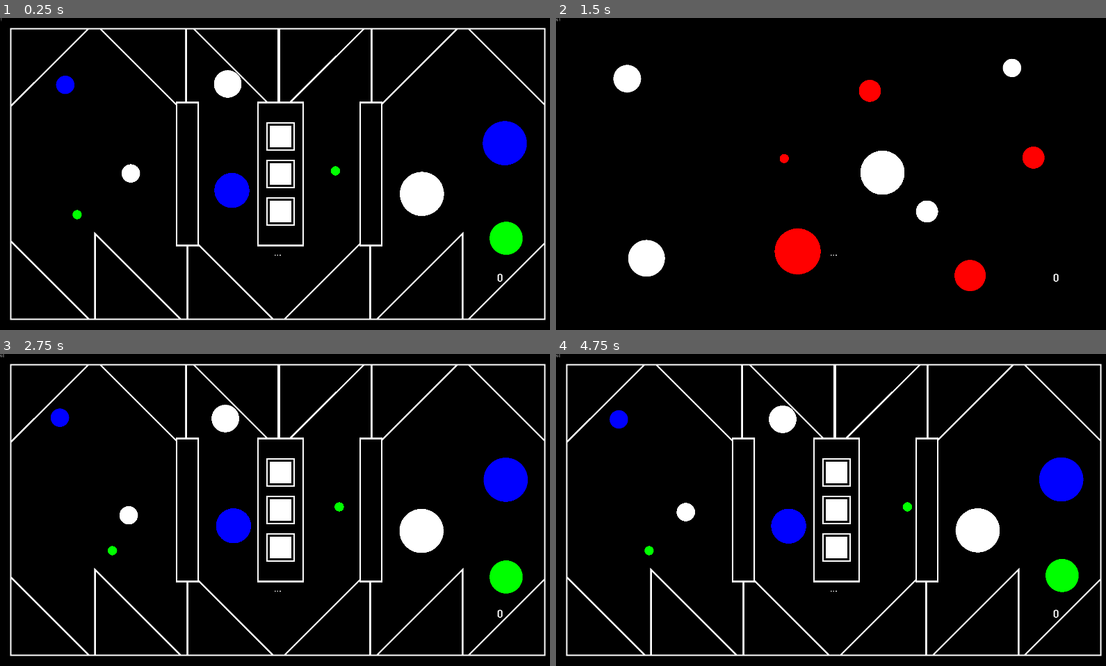
Above: before the commit, frames 1-4 (two rows, left to right).
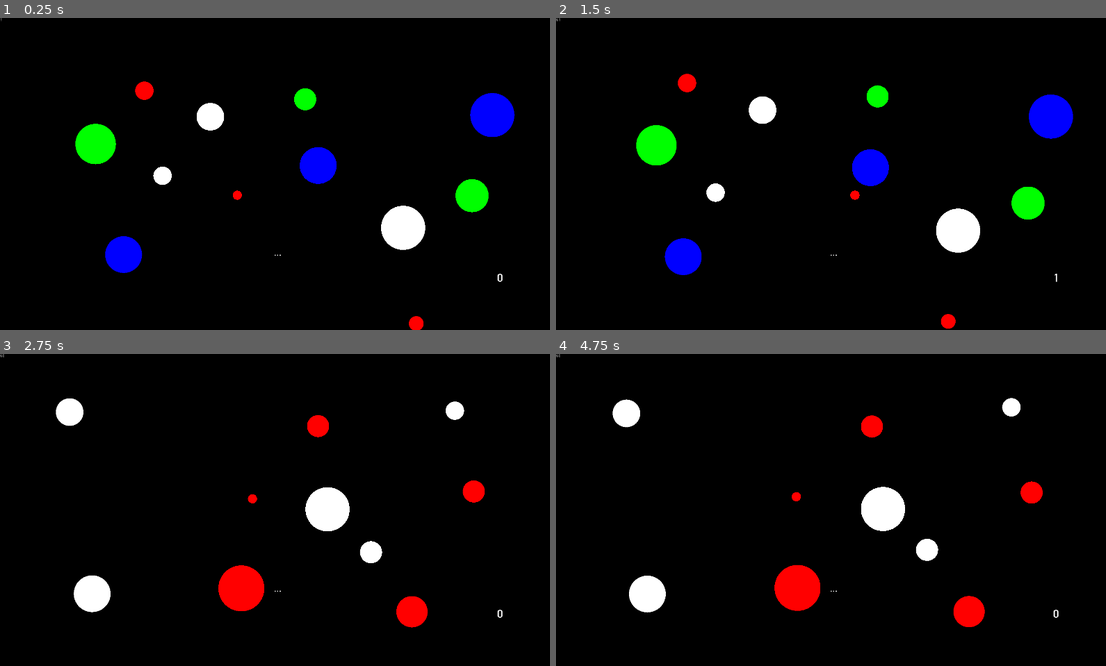
Above: after the commit, the same moments.

Repository: Dark-Gran/Spirit-Circles
Game: Godot game, scene res://src/Main.tscn
Same seed, same stepped clock (60 frames per second), same inputs: the game is played once before the commit and once after it.
Inputs (mouse positions are in pixels of both pictures, inside the frame that each line leads up to):
- Up to frame 1 (0.25 s): no input
- Up to frame 2 (1.5 s): click (836, 174) at 0.52 s; move the mouse to (957, 158) at 1.27 s; hold Right (ui_right) from 1.28 s (still down)
- Up to frame 3 (2.75 s): tap Space (ui_accept) at 1.52, 2.27 s; move the mouse to (165, 525) at 2.02 s; release Right (ui_right) at 2.03 s; hold Left (ui_left) from 2.03 s (still down)
- Up to frame 4 (4.75 s): move the mouse to (891, 441) at 2.77 s; release Left (ui_left) at 2.78 s; hold Right (ui_right) 2.78-4.28 s; move the mouse to (803, 572) at 3.52 s; tap Space (ui_accept) at 3.77, 4.52 s; move the mouse to (1001, 556) at 4.27 s; hold Left (ui_left) from 4.28 s (still down)

The runs differ from the first frame. In frame 1, 15% of the frame differs, in the area x 1-100%, y 3-100%; in frame 2, 9.1%; in frame 3, 14%; in frame 4, 14%.

Commit message:
level 14 draft ("last presenting level")

Diff:
--- a/src/world/World.gd
+++ b/src/world/World.gd
@@ -21,7 +21,7 @@
 
 func _ready():
 	enable_continue(false)
-	level_id = 12
+	level_id = 14
 	move_to_level(level_id)
 
 func reload_level():
--- /dev/null
+++ b/src/world/levels/Level_014.tscn
@@ -0,0 +1,76 @@
+[gd_scene load_steps=3 format=2]
+
+[ext_resource path="res://src/world/Circle.tscn" type="PackedScene" id=1]
+[ext_resource path="res://src/world/levels/Level.gd" type="Script" id=2]
+
+[node name="Level" type="Node2D"]
+show_behind_parent = true
+script = ExtResource( 2 )
+
+[node name="Circles" type="Node2D" parent="."]
+
+[node name="Circle" parent="Circles" instance=ExtResource( 1 )]
+position = Vector2( 507.701, 256.782 )
+color_type = 3
+angle = 210
+size = 10.0
+
+[node name="Circle2" parent="Circles" instance=ExtResource( 1 )]
+position = Vector2( 1631.5, 610.229 )
+color_type = 1
+angle = 90
+size = 18.0
+
+[node name="Circle3" parent="Circles" instance=ExtResource( 1 )]
+position = Vector2( 1393.94, 724.574 )
+angle = 110
+size = 24.0
+
+[node name="Circle4" parent="Circles" instance=ExtResource( 1 )]
+position = Vector2( 1699.8, 335.181 )
+color_type = 2
+angle = 30
+size = 24.0
+
+[node name="Circle5" parent="Circles" instance=ExtResource( 1 )]
+position = Vector2( 729.468, 346.066 )
+angle = 240
+size = 15.0
+
+[node name="Circle6" parent="Circles" instance=ExtResource( 1 )]
+position = Vector2( 563.753, 535.29 )
+angle = 100
+
+[node name="Circle7" parent="Circles" instance=ExtResource( 1 )]
+position = Vector2( 1453.99, 1058.85 )
+color_type = 3
+angle = 185
+size = 8.0
+
+[node name="Circle8" parent="Circles" instance=ExtResource( 1 )]
+position = Vector2( 424.738, 817.572 )
+color_type = 2
+angle = 30
+size = 20.0
+
+[node name="Circle9" parent="Circles" instance=ExtResource( 1 )]
+position = Vector2( 780.145, 613.323 )
+color_type = 3
+
+[node name="Circle10" parent="Circles" instance=ExtResource( 1 )]
+position = Vector2( 1044.25, 283.505 )
+color_type = 1
+angle = -10
+size = 12.0
+
+[node name="Circle11" parent="Circles" instance=ExtResource( 1 )]
+position = Vector2( 1102.05, 509.321 )
+color_type = 2
+angle = 150
+size = 20.0
+
+[node name="Circle12" parent="Circles" instance=ExtResource( 1 )]
+position = Vector2( 327.451, 435.522 )
+color_type = 1
+angle = 15
+size = 22.0
